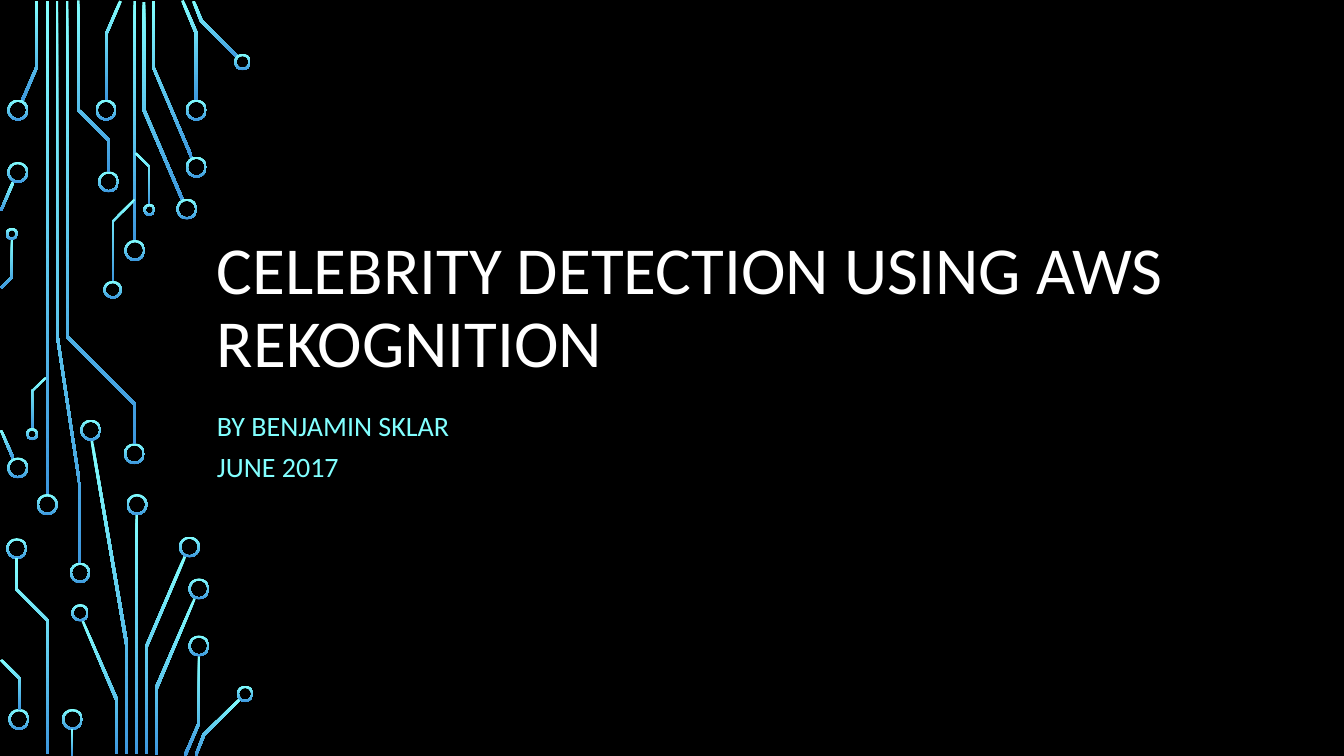
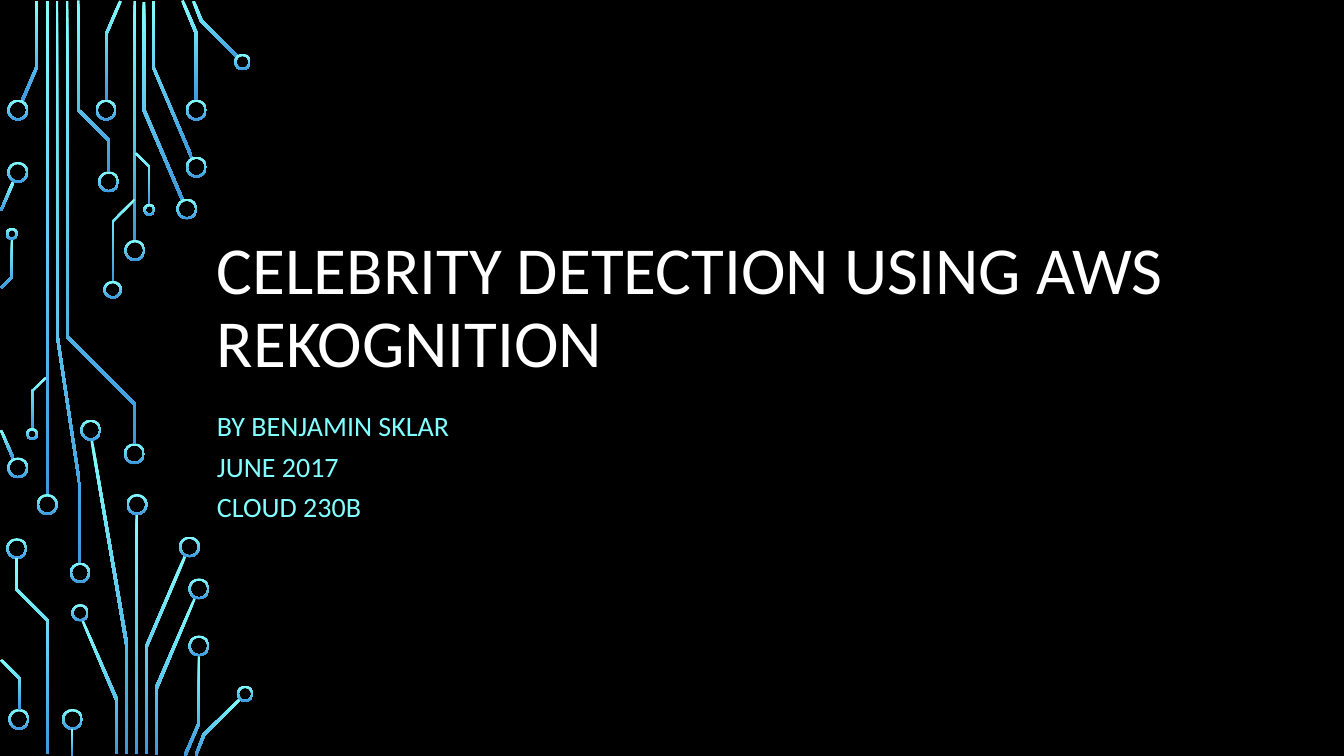
Before and after one commit to brskl/Cloud230B_final, a slide deck: slide 1 of Celebrity detection using AWS Rekognition.pptx. Drawn at 1344x756 pixels with LibreOffice and Linux fonts; fonts in the diff are those of the drawing; background and template pictures are left out. Boxes give left, top, right and bottom in pixels: in the first picture for what was removed or moved away, otherwise in the second. Text is boxed around its words. In the diff, an @@ line names an element or a change of style, - is before the commit and + after.

```diff
--- a/Celebrity detection using AWS Rekognition.pptx
+++ b/Celebrity detection using AWS Rekognition.pptx
@@ subtitle at <box>217,418,449,518</box>: text changed @@
-BY BENJAMIN SKLAR
-JUNE 2017
+BY BENJAMIN SKLAR
+JUNE 2017
+CLOUD 230B
```
Also in this commit, not shown: 1 other slide changed, 2 slides added.
